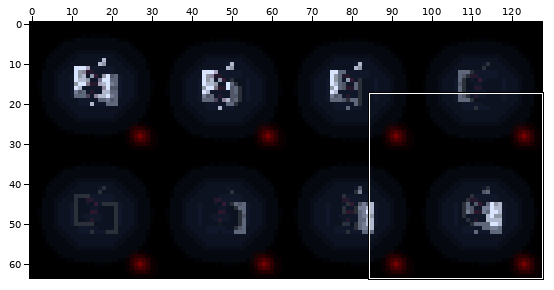
Sprite sheet -- assets/minecraft/textures/environment/moon_phases.png. The picture above shows the old version from afar; the outline marks the close-up.
Close-up. Before the edit:
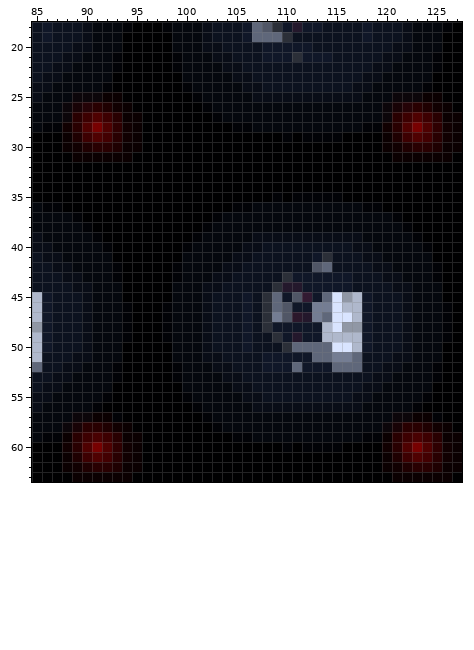
The file is 128x64 pixels. Colours within 5 levels of each other are drawn and written as one. Shown: x 85..127, y 18..63. The commit also changed other parts of the picture, which this record leaves out.
The same view after the edit:
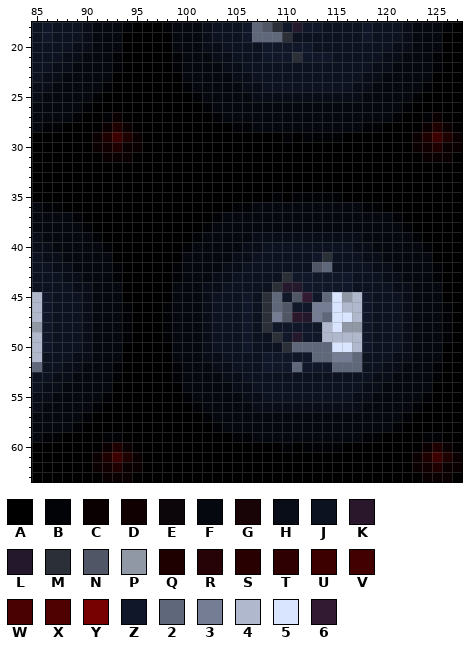
Palette (. is transparent): A #000001  B #020307  C #0b0001  D #110001  E #0c060a  F #05080e  G #180306  H #090d17  J #0c121f  K #2b172b  L #24182c  M #2b2f38  N #505666  P #9097a5  Q #1f0001  R #250307  S #290001  T #2f0001  U #3d0001  V #430001  W #490102  X #4f0101  Y #770101  Z #101728  2 #5f677a  3 #747d93  4 #afb8cc  5 #d9e4ff  6 #321a32
What changed:
The author changed colour B to colour A in row 57 at x 93 and 125.
The author changed colour C to colour A in row 25 at x 92 to 93 and 124 to 125; in row 26 at x 94 and 126; in row 27 at x 94 to 95 and 126 to 127; in row 28 at x 95 and 127; in rows 29 to 30 at x 88 and 120; in row 31 at x 89 to 91 and 121 to 123.
The author changed colour C to colour A in row 57 at x 91 to 92 and 123 to 124; in row 58 at x 94 and 126; in row 59 at x 88, 94 to 95, 120 and 126 to 127; in row 60 at x 95 and 127; in rows 61 to 62 at x 88 and 120; in row 63 at x 89 to 91 and 121 to 123.
The author changed colour D to colour A in row 26 at x 93 and 125; in row 28 at x 88 and 120; in row 30 at x 89 and 121; in row 58 at x 93 and 125; in row 60 at x 88 and 120; in row 62 at x 89 and 121.
The author changed colour Q to colour A in row 26 at x 92 and 124; in row 29 at x 89 and 121; in row 30 at x 90 and 122; in row 58 at x 92 and 124; in row 61 at x 89 and 121; in row 62 at x 90 and 122.
The author changed colour S to colour A in row 26 at x 91 and 123; in row 28 at x 89 and 121; in row 58 at x 90 to 91 and 122 to 123; in rows 59 to 60 at x 89 and 121.
The author changed colour U to colour A in row 27 at x 90 and 122; in row 29 at x 90 and 122; in row 59 at x 90 and 122; in row 61 at x 90 and 122.
The author changed colour W to colour A in row 59 at x 91 and 123.
The author changed colour X to colour A in row 27 at x 91 and 123; in row 28 at x 90 and 122; in row 60 at x 90 and 122.
The author changed colour Y to colour A in row 28 at x 91 and 123; in row 60 at x 91 and 123.
The author changed colour E to colour B in row 25 at x 91 and 123; in row 57 at x 90 and 122.
The author changed colour G to colour B in row 58 at x 89 and 121.
The author changed colour R to colour B in row 26 at x 90 and 122.
The author changed colour S to colour B in row 27 at x 89 and 121; in row 59 at x 93 and 125.
The author changed colour U to colour B in row 27 at x 92 and 124; in row 59 at x 92 and 124.
The author changed colour D to colour C in row 28 at x 94 and 126; in row 60 at x 94 and 126.
The author changed colour S to colour C in row 27 at x 93 and 125; in row 30 at x 91 and 123; in row 62 at x 91 and 123.
The author changed colour X to colour C in row 28 at x 92 and 124; in row 29 at x 91 and 123; in row 60 at x 92 and 124; in row 61 at x 91 and 123.
The author changed colour S to colour D in row 30 at x 92 and 124; in row 62 at x 92 and 124.
The author changed colour E to colour F in row 25 at x 89 to 90 and 121 to 122; in rows 26 to 27 at x 88 and 120; in row 57 at x 89 and 121; in row 58 at x 88 and 120.
The author changed colour G to colour F in row 26 at x 89 and 121.
The author changed colour D to colour Q in row 29 at x 94 and 126; in row 61 at x 94 and 126.
The author changed colour T to colour Q in row 28 at x 93 and 125; in row 60 at x 93 and 125.
The author changed colour V to colour Q in row 29 at x 92 and 124; in row 61 at x 92 and 124.
The author changed colour S to colour U in row 29 at x 93 and 125; in row 61 at x 93 and 125.
Pixel boxes of the changes (left, top, right, bottom) in both close-ups:
changed: (62, 92, 142, 162)
changed: (382, 92, 462, 162)
changed: (62, 412, 142, 482)
changed: (382, 412, 462, 482)
